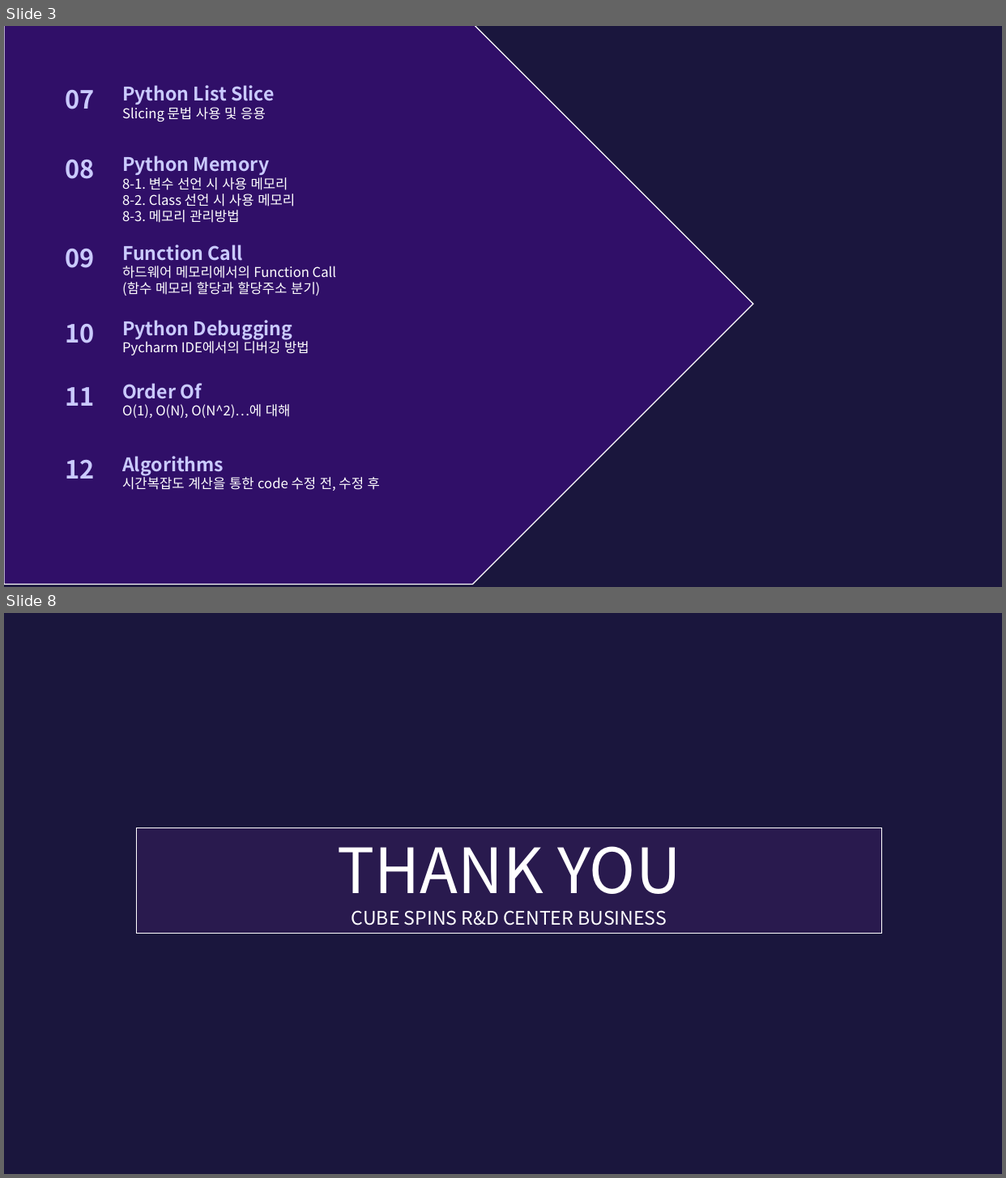
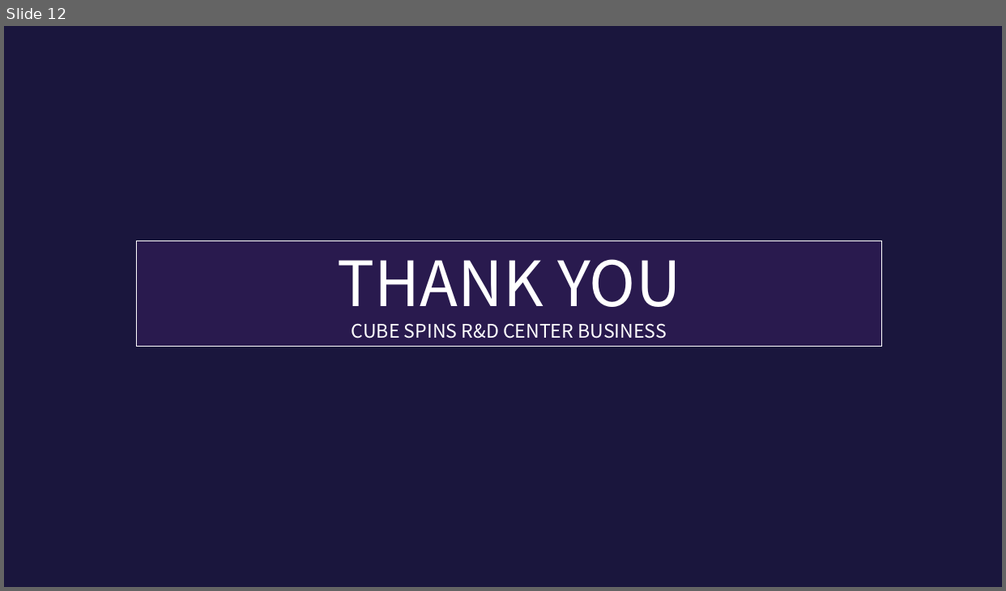
Before and after one commit to kanagku123/flutter, a slide deck: lib/practice/세미나 PPT.pptx. Shown one above the other, each under a label of ours: slides 3 and 8 before the commit, slide 12 after it; the slides between them are not shown. The pictures are 1006x1178 and 1006x591 pixels, drawn with LibreOffice and Linux fonts; fonts in the diff are those of the drawing; background and template pictures are left out. Boxes give left, top, right and bottom in pixels: in the first picture for what was removed or moved away, otherwise in the second. Text is boxed around its words. In the diff, an @@ line names an element or a change of style, - is before the commit and + after.

```diff
--- a/lib/practice/세미나 PPT.pptx
+++ b/lib/practice/세미나 PPT.pptx
@@ slide 3 removed at <box>4,26,1002,587</box>, background #1A163D @@
@@ pentagon arrow removed at <box>4,26,753,584</box> @@
@@ text removed at <box>66,90,95,109</box> @@
-07
@@ text removed at <box>122,85,275,122</box> @@
-Python List Slice
-Slicing 문법 사용 및 응용
@@ text removed at <box>66,160,95,179</box> @@
-08
@@ text removed at <box>122,156,295,223</box> @@
-Python Memory
-8-1. 변수 선언 시 사용 메모리
-8-2. Class 선언 시 사용 메모리
-8-3. 메모리 관리방법
@@ text removed at <box>66,249,95,268</box> @@
-09
@@ text removed at <box>122,245,336,296</box> @@
-Function Call
-하드웨어 메모리에서의 Function Call
-(함수 메모리 할당과 할당주소 분기)
@@ text removed at <box>66,324,95,344</box> @@
-10
@@ text removed at <box>122,320,309,356</box> @@
-Python Debugging
-Pycharm IDE에서의 디버깅 방법
@@ text removed at <box>66,387,95,406</box> @@
-11
@@ text removed at <box>122,383,291,418</box> @@
-Order Of
-O(1), O(N), O(N^2)…에 대해
@@ text removed at <box>66,460,95,479</box> @@
-12
@@ text removed at <box>122,456,380,491</box> @@
-Algorithms
-시간복잡도 계산을 통한 code 수정 전, 수정 후
@@ what was slide 8 is now slide 12 @@
```
Also in this commit, not shown: 4 slides changed, 7 slides added, 2 other slides removed, 1 other file.
